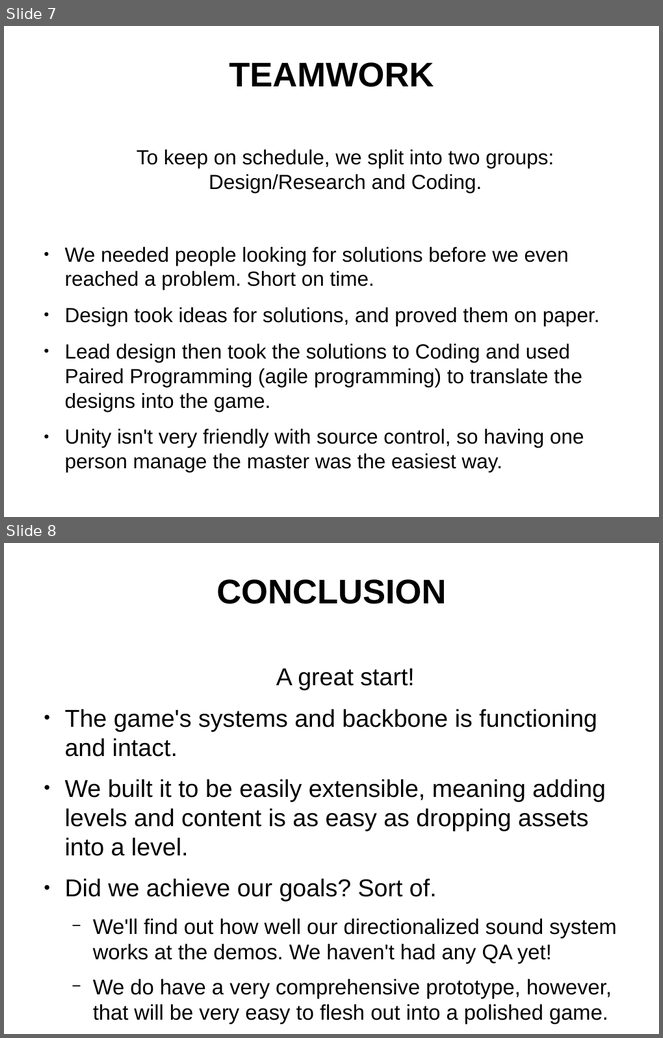
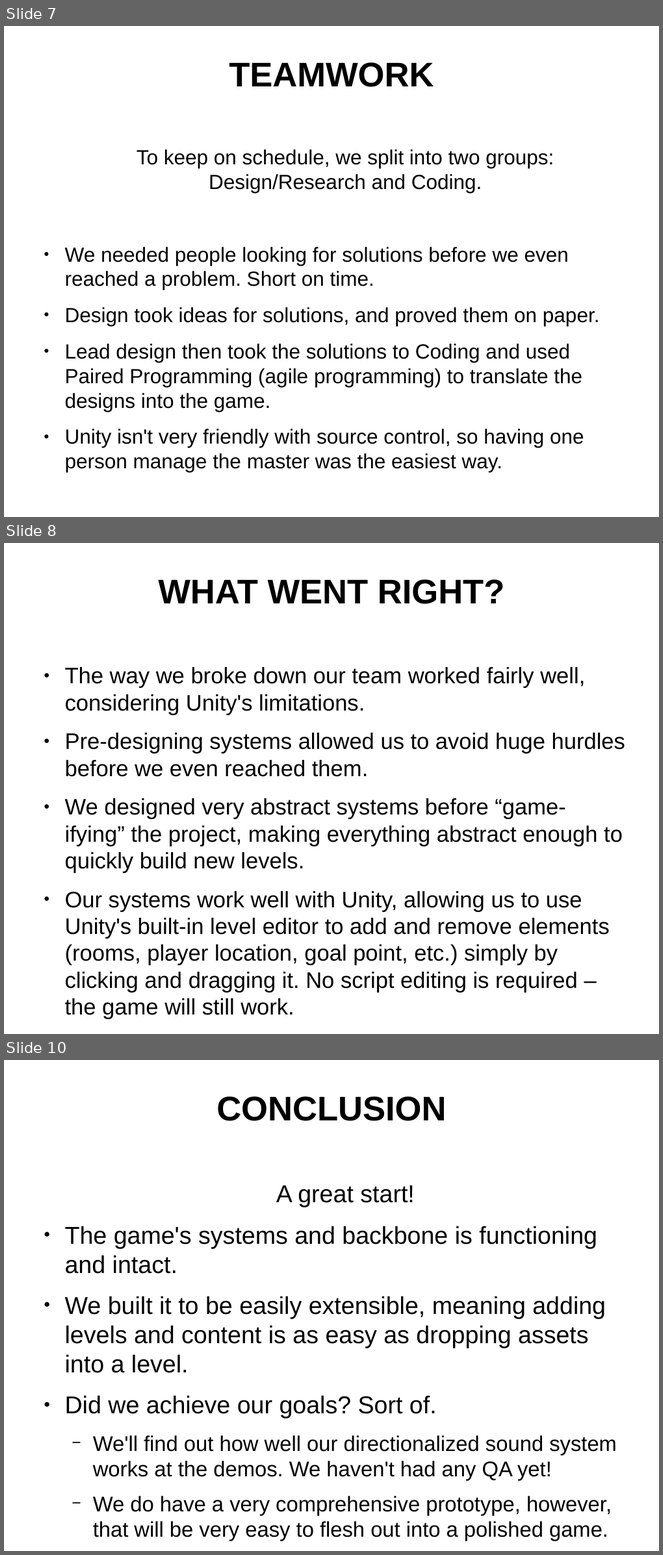
Before and after one commit to maxfield/Presentations, a slide deck: spyral-narwhals/presentation.odp. Shown one above the other, each under a label of ours: slides 7 and 8 before the commit, slides 7, 8 and 10 after it; the slides between them are not shown. The pictures are 663x1038 and 663x1555 pixels, drawn with LibreOffice and Linux fonts; fonts in the diff are those of the drawing; background and template pictures are left out. Boxes give left, top, right and bottom in pixels: in the first picture for what was removed or moved away, otherwise in the second. Text is boxed around its words. In the diff, an @@ line names an element or a change of style, - is before the commit and + after.

Commit message:
Edits Presentation.odf/pdf and executiveSummary.pdf
Presentation:
- Adds two slides, What Went Right? and What Went Wrong?

ExecutiveSummary:
- Fixes some content that was left off in the MVC section.

```diff
--- a/spyral-narwhals/presentation.odp
+++ b/spyral-narwhals/presentation.odp
@@ slide 8 added at box(4, 543, 659, 1034), background picture (left out) @@
@@ title added at box(158, 579, 505, 604), 41.4 pt, text #000000, bold @@
+WHAT WENT RIGHT?
@@ text added at box(65, 667, 625, 1019), 27.2 pt, text #000000 @@
+● The way we broke down our team worked fairly well, considering Unity's limitations.
+● Pre-designing systems allowed us to avoid huge hurdles before we even reached them.
+● We designed very abstract systems before “game-ifying” the project, making everything abstract enough to quickly build new levels.
+● Our systems work well with Unity, allowing us to use Unity's built-in level editor to add and remove elements (rooms, player location, goal point, etc.) simply by clicking and dragging it. No script editing is required – the game will still work.
@@ what was slide 8 is now slide 10 @@
```
Also in this commit, not shown: 1 other slide added, 2 other files.
